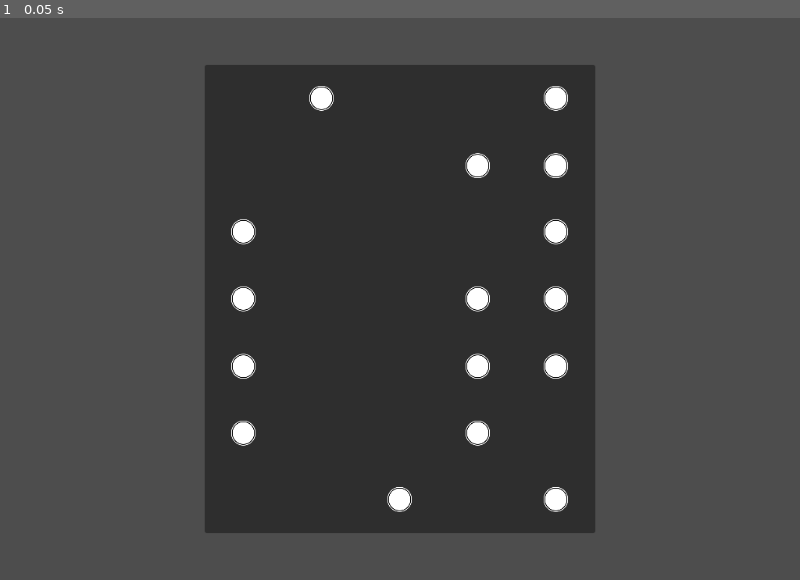
Above: before the commit, frame 1.
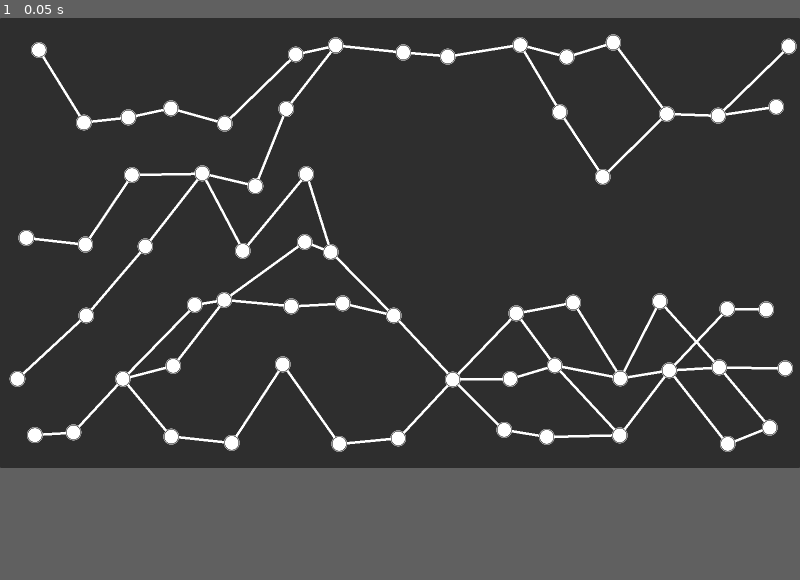
Above: after the commit, the same moment.

Repository: snails88/MapGeneration
Game: Godot game, scene res://Scenes/main.tscn
Same seed, same stepped clock (60 frames per second), same inputs: the game is played once before the commit and once after it.
Inputs:
- Up to frame 1 (0.05 s): no input
The window is 800x562 before the commit and 800x450 after it. Grey fills any space a smaller window leaves; there, only what the larger window draws over its background counts as a difference.

The runs differ from the first frame. In frame 1, 54% of the frame differs, in the area x 0-100%, y 0-92%.

Commit message:
추가, 제거) 방 연결기능 추가, make_room 함수 제거
방 랜덤으로 만들고 연결하려던것에서

연결하고 안연결된 방 지우게 바꿈

Diff:
--- a/Scenes/main.tscn
+++ b/Scenes/main.tscn
@@ -7,7 +7,13 @@
 [node name="CanvasLayer" type="CanvasLayer" parent="."]
 
 [node name="MapGenerator" parent="CanvasLayer" instance=ExtResource("1_o4xhs")]
-mapSize = Vector2(500, 600)
-depth = Vector2(5, 7)
-minRoom = 2
-maxRoom = 3
+offset_left = -800.0
+offset_top = -450.0
+offset_right = -800.0
+offset_bottom = -450.0
+mapSize = Vector2(1600, 900)
+gridCount = Vector2(15, 7)
+horizontal = true
+downhillForVertical = false
+pathLoopCount = 6
+shakePosition = 0.02
--- a/Scenes/room.tscn
+++ b/Scenes/room.tscn
@@ -1,16 +1,18 @@
-[gd_scene load_steps=2 format=3 uid="uid://bet4fo43a6oye"]
+[gd_scene load_steps=3 format=3 uid="uid://bet4fo43a6oye"]
 
 [ext_resource type="Texture2D" uid="uid://b3ee3pw3aj0m5" path="res://Resources/Sprites/node.png" id="1_lnsy7"]
+[ext_resource type="Script" path="res://Scripts/room.gd" id="1_w2xfv"]
 
 [node name="Room" type="Control"]
 layout_mode = 3
 anchors_preset = 15
 anchor_right = 1.0
 anchor_bottom = 1.0
-offset_right = -1024.0
-offset_bottom = -720.0
+offset_right = -1600.0
+offset_bottom = -900.0
 grow_horizontal = 2
 grow_vertical = 2
+script = ExtResource("1_w2xfv")
 
 [node name="TextureRect" type="TextureRect" parent="."]
 layout_mode = 0
--- a/Scripts/map_generator.gd
+++ b/Scripts/map_generator.gd
@@ -6,75 +6,75 @@
 var RANDOM_PERCENT = 65
 
 @export var mapSize = Vector2(1,1)
-@export var depth = Vector2(1,1)
-@export var minRoom = 1
-@export var maxRoom = 1
+@export var gridCount = Vector2(1,1)
 @export var horizontal = false
 @export var downhillForVertical = true
+@export var pathLoopCount = 2
+@export var maxSideRange = 1
+@export var shakePosition = 0.01
 
 @onready var map = $Map
 
 var grids = []
-var floor = 0
-var num = 0
+var depth = 0
+var breadth = 0
 
 func _ready():
 	map.size = mapSize
-	map.position = mapSize * -0.5
+	map.position = get_viewport_rect().get_center() - map.size * 0.5
 	make_grid()
-	make_room()
+	make_path()
+	remove_empty_room()
 
 func make_grid():
 	if horizontal:
-		floor = depth.x
-		num = depth.y
+		depth = gridCount.x
+		breadth = gridCount.y
 	else:
-		floor = depth.y
-		num = depth.x
+		depth = gridCount.y
+		breadth = gridCount.x
 
-	for i in range(floor):
+	for i in range(depth):
 		grids.append([])
 		grids[i] = []
-		for j in range(num):
+		for j in range(breadth):
 			grids[i].append([])
 			grids[i][j] = grid.instantiate()
 			grids[i][j].set_name("Grid[" + str(i + 1) + ", " + str(j + 1) + "]")
 			map.add_child(grids[i][j])
-			grids[i][j].size = Vector2(map.size.x / depth.x, map.size.y / depth.y)
-
+			var roomInstance = room.instantiate()
+			grids[i][j].add_child(roomInstance)
+			grids[i][j].size = Vector2(map.size.x / gridCount.x, map.size.y / gridCount.y)
+			var sprite = roomInstance.get_child(0)
+			roomInstance.position = Vector2(grids[i][j].size.x * 0.5 - sprite.size.x * 0.5, grids[i][j].size.y * 0.5 - sprite.size.y * 0.5)
+			var rand = [randf_range(-get_viewport_rect().size.x * shakePosition, get_viewport_rect().size.x * shakePosition), randf_range(-get_viewport_rect().size.y * shakePosition, get_viewport_rect().size.y * shakePosition)]
+			roomInstance.position += Vector2(rand[0], rand[1])
 			if horizontal:
-				grids[i][j].position = Vector2(map.size.x / depth.x * i, map.size.y / depth.y * j)
+				grids[i][j].position = Vector2(map.size.x / gridCount.x * i, map.size.y / gridCount.y * j)
 			else:
 				if downhillForVertical:
-					grids[i][j].position = Vector2(map.size.x / depth.x * j, map.size.y / depth.y * i)
+					grids[i][j].position = Vector2(map.size.x / gridCount.x * j, map.size.y / gridCount.y * i)
 				else:
-					grids[i][j].position = Vector2(map.size.x / depth.x * j, map.size.y - map.size.y / depth.y * (i + 1))
+					grids[i][j].position = Vector2(map.size.x / gridCount.x * j, map.size.y - map.size.y / gridCount.y * (i + 1))
 
-func make_room():
-	var roomCnt = 0
-	var loop = 0
-	while loop < floor:
-		for i in range(num):
-			if exist_room(loop,i):
-				continue
-			var rand = randi_range(0, 100)
-			if rand >= RANDOM_PERCENT:
-				var roomInstance = room.instantiate()
-				grids[loop][i].add_child(roomInstance)
-				#포지션 랜덤으로 할거라 일단 매직넘버로 가운데로 두게 해둠
-				roomInstance.position = Vector2(grids[loop][i].size.x * 0.5 - 32 * 0.5, grids[loop][i].size.y * 0.5 - 32 * 0.5)
-				print(roomInstance.size.x)
-				roomCnt += 1
-				if roomCnt >= maxRoom:
-					break
-		if roomCnt >= minRoom:
-			loop += 1
-			roomCnt = 0
+func make_path():
+	for i in range(pathLoopCount):
+		var curRoomIndex = randi_range(0, breadth - 1)
+		for j in range(depth - 1):
+			var curRoom = get_room(j, curRoomIndex)
+			curRoomIndex = randi_range(curRoomIndex - maxSideRange, curRoomIndex + maxSideRange)
+			curRoomIndex = clampi(curRoomIndex, 0, breadth - 1)
+			curRoom.add_path(get_room(j + 1, curRoomIndex))
 
-	for i in range(floor):
-		for j in range(num):
-			if !exist_room(i, j):
-				grids[i][j].queue_free()
+func remove_empty_room():
+	for i in range(depth):
+		for j in range(breadth):
+			if !get_room(i, j).get_path_count() and get_room(i, j).connected == false:
+				get_room(i, j).queue_free()
+
+
+func get_room(x, y):
+	return grids[x][y].get_child(0)
 
 func exist_room(x, y):
 	return grids[x][y].get_child_count() > 0
--- /dev/null
+++ b/Scripts/room.gd
@@ -0,0 +1,17 @@
+extends Control
+
+var nextRoom = []
+var connected = false
+
+func _draw():
+	var center = self.get_child(0).size * 0.5
+	for i in range(nextRoom.size()):
+		draw_line(Vector2.ZERO + center, nextRoom[i].global_position - self.global_position + center, Color.WHITE, 5)
+
+func add_path(path):
+	if nextRoom.find(path) < 0:
+		nextRoom.append(path)
+		path.connected = true
+
+func get_path_count():
+	return nextRoom.size()
--- a/project.godot
+++ b/project.godot
@@ -17,8 +17,8 @@
 
 [display]
 
-window/size/viewport_width=1024
-window/size/viewport_height=720
+window/size/viewport_width=1600
+window/size/viewport_height=900
 
 [rendering]
 
